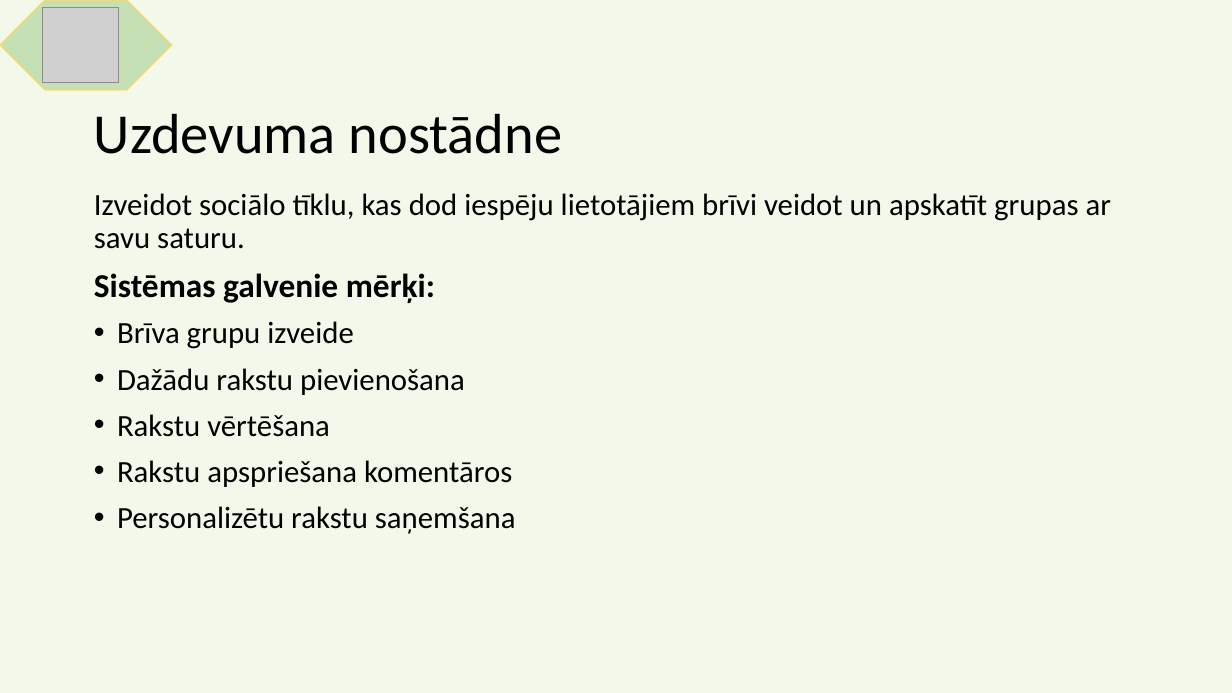
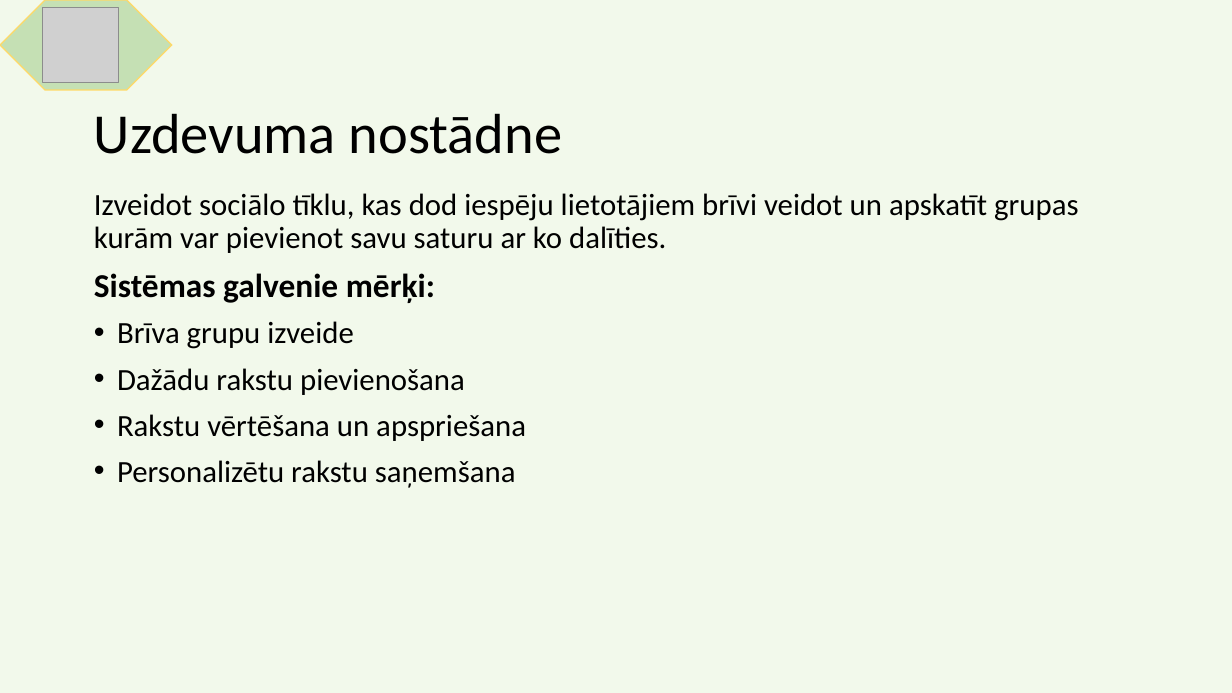
Before and after one commit to rvt-prog-kval-22/D42-MikelisBernsons-SocialTikls, a slide deck: slide 2 of Documentation/D42_Bernsons_Final.pptx. Drawn at 1232x693 pixels with LibreOffice and Linux fonts; fonts in the diff are those of the drawing; grey boxes stand for pictures. Boxes give left, top, right and bottom in pixels: in the first picture for what was removed or moved away, otherwise in the second. Text is boxed around its words. In the diff, an @@ line names an element or a change of style, - is before the commit and + after.

```diff
--- a/Documentation/D42_Bernsons_Final.pptx
+++ b/Documentation/D42_Bernsons_Final.pptx
@@ text at <box>94,193,1078,253</box>: text changed @@
-Izveidot sociālo tīklu, kas dod iespēju lietotājiem brīvi veidot un apskatīt grupas ar savu saturu.
+Izveidot sociālo tīklu, kas dod iespēju lietotājiem brīvi veidot un apskatīt grupas kurām var pievienot savu saturu ar ko dalīties.
@@ text at <box>117,414,526,441</box>: text changed @@
-• Rakstu vērtēšana
-• Rakstu apspriešana komentāros
+• Rakstu vērtēšana un apspriešana
```
Also in this commit, not shown: 2 other slides changed, 1 other file.
